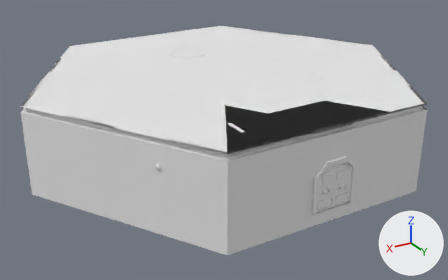
An edit to the OBJ model New Unity Project/Assets/Models/FinalRoom_Specific/FinalRoom.obj, drawn before and after from the same camera.
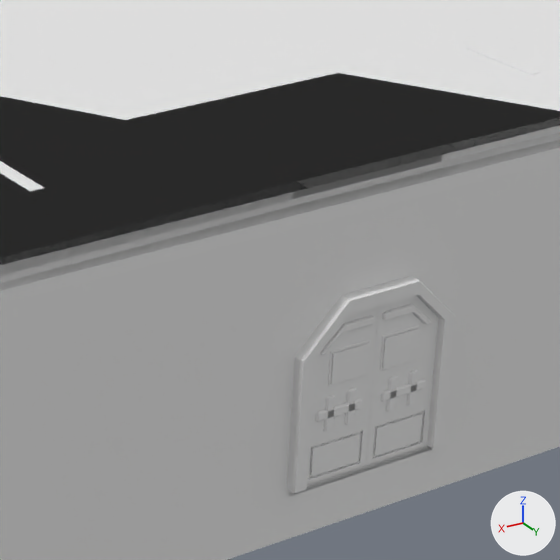
There are two pictures of each version: one whole from a 50 mm camera at (178.6, 263.2, 138.0) aimed at (3.1, -29.3, -8.2), one close up on the part from 52% to 86% of the width and 29% to 83% of the height. The lights are fixed; the arrows at lower right show +X, +Y and +Z. Where no turn or scale is listed for an object, it has been applied to the vertices. Vertices at the same position are counted once.

The first close-up shows 'FinalRoom'.
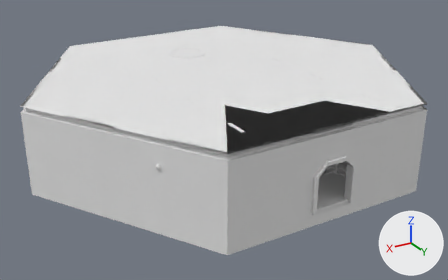
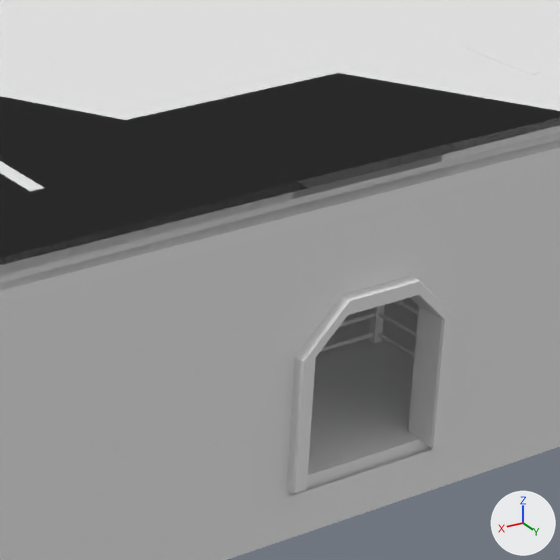
What changed in the scene script:
```text
Change me_finalroom:
    used by ob_finalroom; location = (0.0, 0.0, 0.0)
    remove me_finalroom.from_pydata(...)  # 6978 vertices, 7752 faces; spans x -117.0..117.0, y -138.0..67.0, z -17.0..33.0
    add me_finalroom.from_pydata(...)  # 5694 vertices, 6440 faces; spans x -117.0..117.0, y -138.0..67.0, z -17.0..33.0
    me_finalroom part 1: 18 loose pieces with 1284 vertices, spanning x -11.0..11.0, y 63.0..67.0, z -9.0..15.0, are deleted
    me_finalroom part 2: 94 vertices moved within x -24.0..24.0, y 39.0, z -8.0..0.0
```

Pixel boxes [x1, y1, x2, y2] of what changed, in the close-ups (560 x 560 px; the box of a moved part takes in the faces that stretch with it):
part 1 of me_finalroom, deleted
    before: [307, 296, 438, 484]
part 2 of me_finalroom, moved or reshaped (not visible before)
    after: [320, 307, 377, 352]
